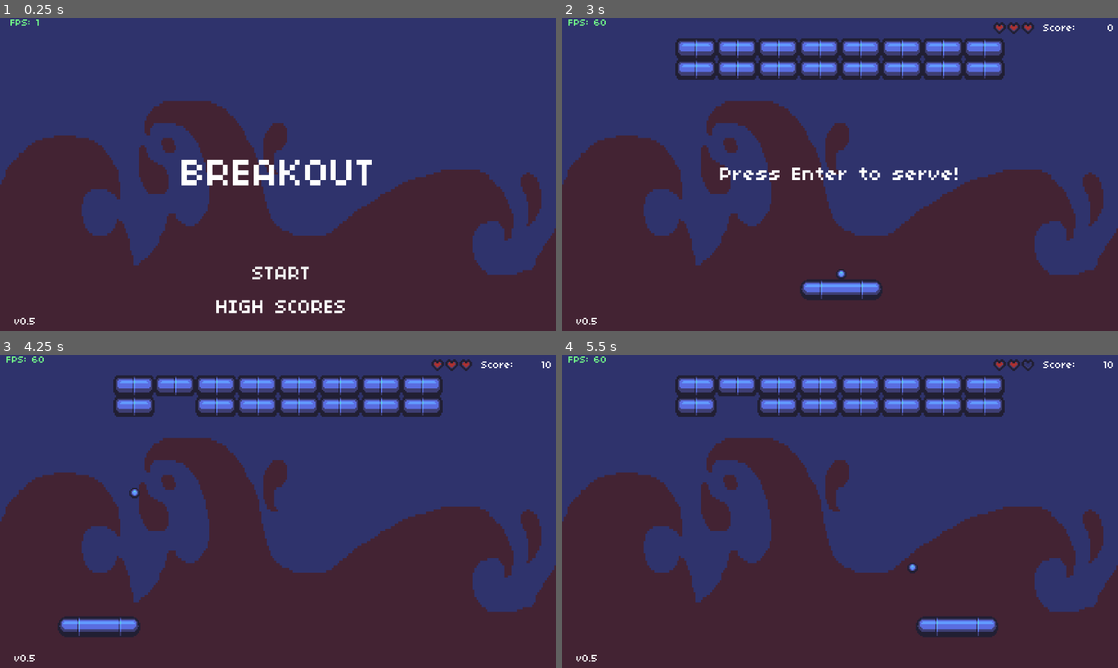
Above: before the commit, frames 1-4 (two rows, left to right).
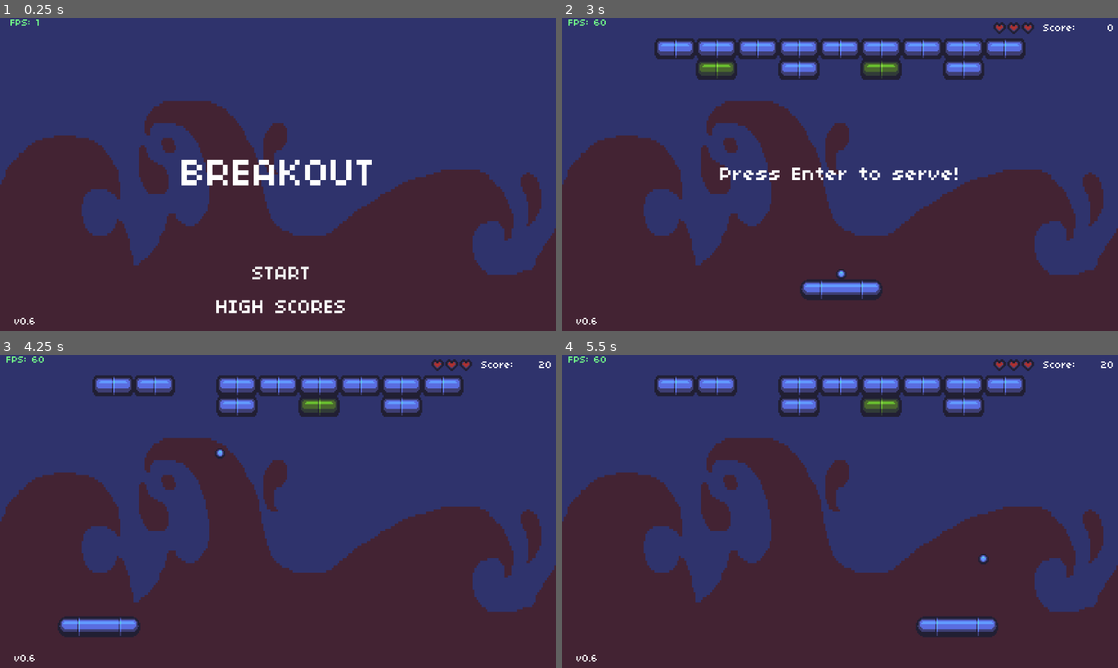
Above: after the commit, the same moments.

Repository: MzaxnaV/GodotGames
Game: Godot game, scene res://Scenes/Main.tscn
Two runs of this game, one before a commit and one after it. Both use one fixed random seed, a clock stepped at 60 frames per second and the inputs below.
Inputs:
- Up to frame 1 (0.25 s): no input
- Up to frame 2 (3 s): click "START" at 0.5 s; click "START" at 1.25 s; click "HIGH SCORES" at 2 s; tap Enter (ui_accept) at 2.75 s; hold Right (ui_right) from 2.78 s (still down)
- Up to frame 3 (4.25 s): tap Enter (ui_accept) at 3.02, 3.77 s; release Right (ui_right) at 3.53 s; hold Left (ui_left) from 3.53 s (still down)
- Up to frame 4 (5.5 s): release Left (ui_left) at 4.28 s; hold Right (ui_right) from 4.28 s (still down); tap Enter (ui_accept) at 5.27 s

The runs differ from the first frame. In frame 1, less than 0.1% of the frame differs, in the area x 5-7%, y 95-98%; in frame 2, 4.3%, in the area x 5-84%, y 6-98%; in frame 3, 4.3%; in frame 4, 4.3%.

Commit message:
Colours Update

Diff:
--- a/Scenes/Brick.tscn
+++ b/Scenes/Brick.tscn
@@ -8,7 +8,7 @@
 custom_solver_bias = 0.0
 extents = Vector2( 16, 8 )
 
-[node name="Brick" type="Area2D" index="0"]
+[node name="Brick" type="Area2D"]
 
 input_pickable = true
 gravity_vec = Vector2( 0, 1 )
--- a/Scenes/Game.tscn
+++ b/Scenes/Game.tscn
@@ -57,6 +57,7 @@
 [node name="GameOverState" type="Node" parent="." index="1"]
 
 pause_mode = 1
+editor/display_folded = true
 script = ExtResource( 3 )
 _sections_unfolded = [ "Pause" ]
 
@@ -154,6 +155,7 @@
 [node name="PlayState" type="Node" parent="." index="2"]
 
 pause_mode = 2
+editor/display_folded = true
 script = ExtResource( 6 )
 _sections_unfolded = [ "Pause" ]
 
@@ -208,9 +210,9 @@
 [node name="StartState" type="Node" parent="." index="4"]
 
 pause_mode = 1
+editor/display_folded = true
 script = ExtResource( 8 )
 _sections_unfolded = [ "Pause" ]
-posbyColour = [ Vector2( 0, 0 ), Vector2( 128, 0 ), Vector2( 64, 16 ), Vector2( 0, 32 ), Vector2( 128, 32 ) ]
 
 [node name="StartScreen" type="Control" parent="StartState" index="0"]
 
--- a/Scenes/Main.tscn
+++ b/Scenes/Main.tscn
@@ -119,7 +119,7 @@
 size_flags_horizontal = 1
 size_flags_vertical = 4
 custom_fonts/font = ExtResource( 3 )
-text = "v0.5"
+text = "v0.6"
 align = 1
 valign = 1
 percent_visible = 1.0
--- a/Scripts/Brick.gd
+++ b/Scripts/Brick.gd
@@ -1,8 +1,16 @@
 extends Area2D
 
-var skin = null
+var tier = null
+var colour = null
 
-func init(brick_pos, brick_region, brick_skin):
+func init(brick_pos, brick_colour, brick_tier):
 	position = brick_pos
-	$brick.region_rect = brick_region
-	skin = brick_skin
+	tier = brick_tier
+	colour = brick_colour
+	reduce_tier(0)
+
+
+func reduce_tier(amount):
+	tier -= amount
+	var index = (colour - 1) * 4 + tier
+	$brick.region_rect = Rect2(32 * (index % 6), 16 * (index / 6), 32, 16)
--- a/Scripts/Level.gd
+++ b/Scripts/Level.gd
@@ -28,7 +28,9 @@
 		$Ball.velocity.y = -$Ball.velocity.y
 		$Ball.position.y = brick.position.y + 12
 
-	brick.queue_free()
+	brick.reduce_tier(1)
+	if brick.tier < 0:
+		brick.queue_free()
 
 func _on_Paddle_area_entered(area):
 	$Ball.velocity.y = -$Ball.velocity.y
--- a/Scripts/states/StartState.gd
+++ b/Scripts/states/StartState.gd
@@ -2,16 +2,6 @@
 
 var Level = preload("res://Scenes/Level.tscn")
 var Brick = preload("res://Scenes/Brick.tscn")
-
-var brick_skin = 1
-
-export var posbyColour = [
-	Vector2(0, 0),
-	Vector2(4*32, 0),
-	Vector2(2*32, 16),
-	Vector2(0, 32),
-	Vector2(4*32, 32)
-]
 
 func enter(params):
 	$StartScreen.show()
@@ -21,24 +11,66 @@
 	$StartScreen.hide()
 	var level = Level.instance()
 	var paddle_skin = 1
-	level.populate(generate_bricks(), paddle_skin)
+	level.populate(generate_bricks(1), paddle_skin)
 	return level
 
-func generate_bricks():
+func generate_bricks(level):
 	var bricks = []
+
+	var colour = 1
+	var tier = 0
 
 	randomize()
 	var num_rows = 1 + randi() % 5
 	var num_cols = 7 + randi() % 7
+	if (num_cols % 2 == 0):
+		num_cols += 1
+
+	var highest_tier = int(min(3, level / 5))
+	var highest_colour = int(min(3, level % 5 + 3))
 
 	var brick = null
 	for y in range(1, num_rows+1):
+		var skip_pattern = (randi() % 2 == 0)
+		var alternate_pattern = (randi() % 2 == 0)
+
+		var alternate_colour1 = 1 + randi() % highest_colour
+		var alternate_colour2 = 1 + randi() % highest_colour
+		var alternate_tier1 = randi() % (highest_tier + 1)
+		var alternate_tier2 = randi() % (highest_tier + 1)
+
+		var skip_flag = (randi() % 2 == 0)
+		var alternate_flag = (randi() % 2 == 0)
+
+		var solid_colour = 1 + randi() % highest_colour
+		var solid_tier = randi() % (highest_tier + 1)
+
 		for x in range(1, num_cols+1):
+
+			if skip_pattern and skip_flag:
+				skip_flag = !skip_flag
+				continue
+			else:
+				skip_flag = !skip_flag
+
+			if alternate_pattern and alternate_flag:
+				colour = alternate_colour1
+				tier = alternate_tier1
+				alternate_flag = !alternate_flag
+			else:
+				colour = alternate_colour2
+				tier = alternate_tier2
+				alternate_flag = !alternate_flag
+
+			if !alternate_pattern:
+				colour = solid_colour
+				tier = solid_tier
+
 			brick = Brick.instance()
 			brick.init(
 				Vector2((x-1) * 32 + 8 + (13 - num_cols) * 16 + 16, y * 16 + 8),
-				Rect2(posbyColour[brick_skin-1].x, posbyColour[brick_skin-1].y, 32, 16),
-				brick_skin
+				colour,
+				tier
 			)
 			bricks.append(brick)
 
